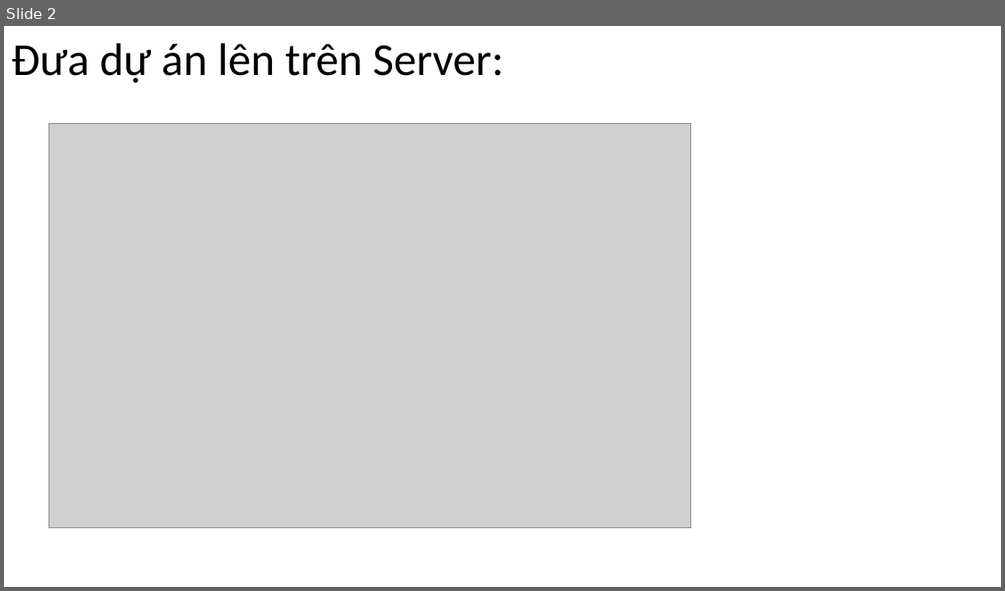
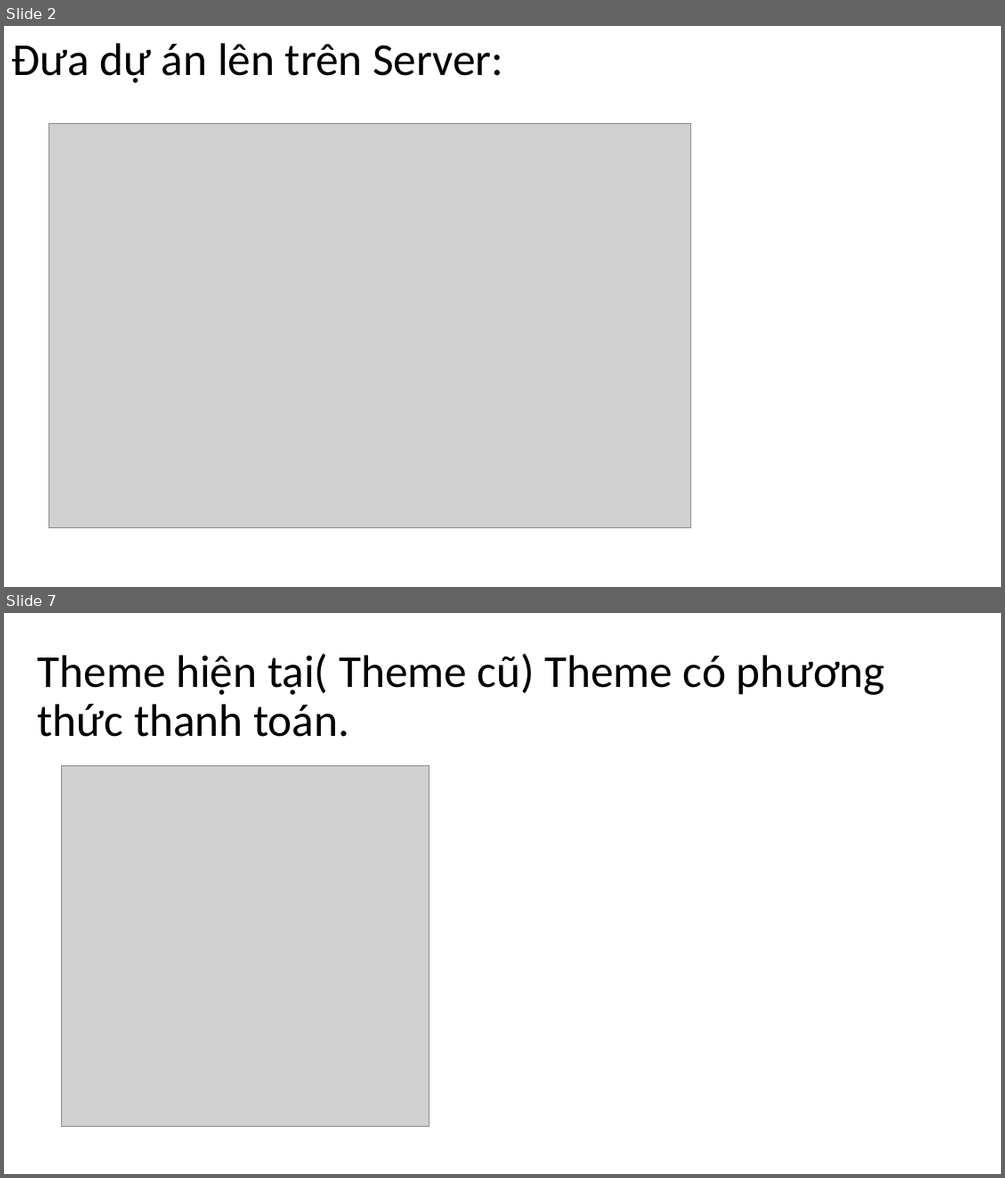
Before and after one commit to DangVanDoan05/WordPress, a slide deck: Import&ExPort DataBasePHP.pptx. Shown one above the other, each under a label of ours: slide 2 before the commit, slides 2 and 7 after it; the slides between them are not shown. The pictures are 1005x591 and 1005x1178 pixels, drawn with LibreOffice and Linux fonts; fonts in the diff are those of the drawing; grey boxes stand for pictures. Boxes give left, top, right and bottom in pixels: in the first picture for what was removed or moved away, otherwise in the second. Text is boxed around its words. In the diff, an @@ line names an element or a change of style, - is before the commit and + after.

```diff
--- a/Import&ExPort DataBasePHP.pptx
+++ b/Import&ExPort DataBasePHP.pptx
@@ slide 7 added at <box>4,613,1001,1174</box>, background #FFFFFF @@
@@ title added at <box>38,653,885,737</box>, 44 pt, text #000000 @@
+Theme hiện tại( Theme cũ) Theme có phương thức thanh toán.
@@ picture added at <box>62,765,429,1126</box> @@
```
Also in this commit, not shown: 1 slide changed, 7 other slides added, 1 slide removed, 4 other files.
